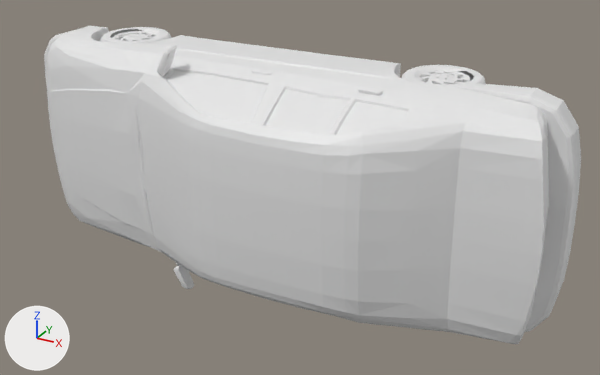
The OBJ model Datasets/UnifiedPreprocessed/Data/Car/D00793_unified.obj, before and after one commit.
Camera for both pictures: a camera (50 mm lens) standing at (0.71, -1.138, 0.548) and looking at (0.079, 0.01, -0.026). Arrows for +X, +Y and +Z are at lower left; the lights stay in place. The older version comes first. Where no turn or scale is listed for an object, it has been applied to the vertices. Vertices at exactly the same position are counted once.

In view in the first picture: 'D00793_unified'.
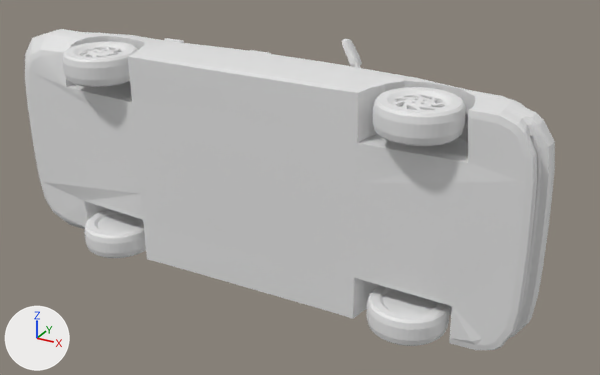
Pixel boxes [x1, y1, x2, y2] of what changed, in the pictures (600 x 375 px):
'D00793_unified', reshaped: before [44, 26, 581, 344]; after [25, 29, 555, 350]
part 1 of me_d00793_unified, rebuilt: before [44, 26, 581, 344]; after [25, 29, 555, 350]
part 2 of me_d00793_unified, deleted: before [113, 31, 470, 289]
part 3 of me_d00793_unified, reshaped (mostly hidden before): before [100, 27, 486, 294]; after [63, 38, 525, 346]

The edits, one by one:
me_d00793_unified is used by ob_d00793_unified; location (0.0, 0.0, 0.0).
me_d00793_unified had 2762 vertices, 4991 faces and spanned x -0.467..0.533, y -0.189..0.119, z -0.22..0.226.
me_d00793_unified now has 5311 vertices, 9895 faces and spans x -0.496..0.504, y -0.131..0.172, z -0.222..0.226.
me_d00793_unified part 1: the loose piece of 874 vertices spanning x -0.467..0.533, y -0.189..0.074, z -0.191..0.202 is rebuilt with 1051 vertices and now spans x -0.496..0.504, y -0.088..0.172, z -0.196..0.197.
me_d00793_unified part 2: 22 loose pieces with 992 vertices, spanning x -0.442..0.497, y -0.161..0.095, z -0.22..0.226, are deleted.
me_d00793_unified part 3: 877 vertices removed from x -0.342..0.373, y -0.165..0.119, z -0.184..0.196; 4241 vertices added at x -0.459..0.481, y -0.131..0.149, z -0.222..0.226.
Other edits to the shape of me_d00793_unified do not show in these pictures.
